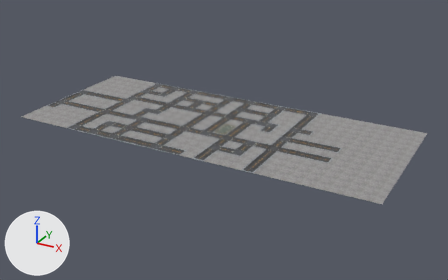
Two versions of the glTF model data/model/Map/road/scene.gltf, one commit apart.
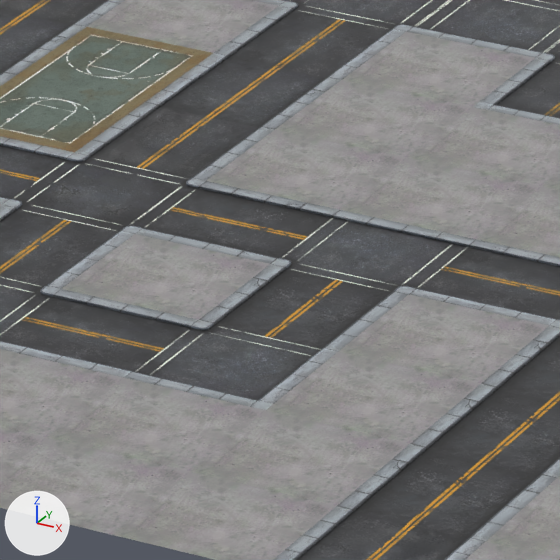
There are two pictures of each version: one whole from a camera (50 mm lens) standing at (151.6, -308.3, 169.6) and looking at (-45.9, 50.7, -9.9), one close up on the part from 49% to 59% of the width and 43% to 60% of the height. The axes (+X, +Y, +Z) are drawn at lower left. The lights are the same throughout. Where no turn or scale is listed for an object, it has been applied to the vertices. Vertices at the same position are counted once.

The first close-up shows 'BD_ConcreteBlock1_RoadsGround_0'.
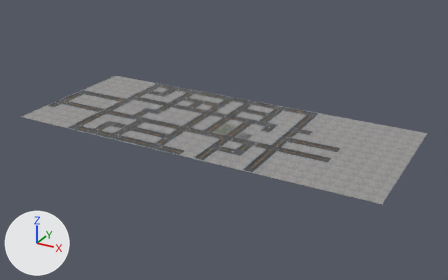
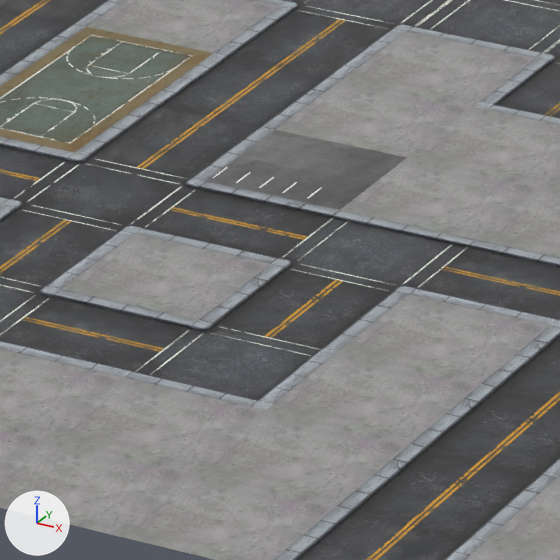
What the commit changed:
Picture 'Laundrymat_baseColor' (img_laundrymat_basecolor) is new.
Material 'Laundrymat.002' (mat_laundrymat_002) is new.
Its texture is img_laundrymat_basecolor.
Its roughness is 0.44.
me_bd_concreteblock1_roadsground_0 is used by ob_bd_concreteblock1_roadsground_0; location (0.0, 0.0, 0.0).
Verts and faces of me_bd_concreteblock1_roadsground_0; kept vertices keep their numbers, new ones are numbered from 2912.
me_bd_concreteblock1_roadsground_0 had 2912 vertices, 4546 faces and spanned x -188.0..84.0, y -5.0..109.0, z 0.0.
me_bd_concreteblock1_roadsground_0 now has 2932 vertices, 4556 faces and spans x -188.0..84.0, y -5.0..109.0, z 0.0.
Part 1, on me_bd_concreteblock1_roadsground_0:
New vertex 2912 is at (-30.0, 42.0, 0.0), pixel (228, 167).
New vertex 2913 is at (-30.0, 42.0, 0.0), pixel (226, 166).
New vertex 2914 is at (-28.0, 42.0, 0.0), pixel (251, 172).
New vertex 2915 is at (-29.0, 42.0, 0.0), pixel (249, 171).
New vertex 2916 is at (-27.0, 42.0, 0.0), pixel (274, 177).
New vertex 2917 is at (-27.0, 42.0, 0.0), pixel (272, 176).
New vertex 2918 is at (-25.0, 42.0, 0.0), pixel (297, 182).
New vertex 2919 is at (-25.0, 42.0, 0.0), pixel (296, 181).
New vertex 2920 is at (-24.0, 42.0, 0.0), pixel (322, 187).
New vertex 2921 is at (-24.0, 42.0, 0.0), pixel (320, 187).
New vertices 2922 to 2931 stand at vertices 2912 to 2921, in that order, plus (0.0, -2.0, 0.0).
New faces: (2912, 2913, 2922), (2913, 2923, 2922), (2914, 2915, 2924), (2915, 2925, 2924), (2916, 2917, 2926), (2917, 2927, 2926) (mat_laundrymat_002 (picture img_laundrymat_basecolor)).
New faces: (2918, 2919, 2928), (2919, 2929, 2928), (2920, 2921, 2930), (2921, 2931, 2930) (mat_laundrymat_002 (picture img_laundrymat_basecolor)).
me_bd_concreteblock1_roadsground_0 part 2: 2 faces spanning x -30.0..-21.0, y 39.0..48.0, z 0.0 switch from mat_roadsground (picture img_roadsground_basecolor) to mat_laundrymat_002 (picture img_laundrymat_basecolor).

Changed parts and their boxes [x1, y1, x2, y2] in the close-ups (560 x 560 px):
part 1 of me_bd_concreteblock1_roadsground_0, added
    after: [212, 167, 322, 198]
part 2 of me_bd_concreteblock1_roadsground_0, recoloured
    both: [207, 130, 407, 210]
